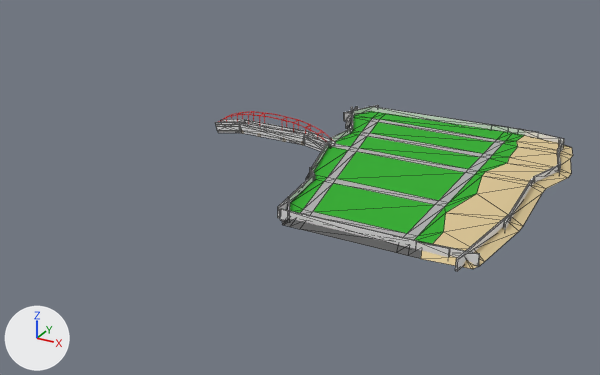
An edit to the glTF model src/models/map/map.gltf, drawn before and after from the same camera.
The view is the same before and after, from a 50 mm camera at (330.0, -906.0, 394.0) aimed at (-154.0, -27.0, -46.0). Every picture has the same lights, and +X, +Y and +Z are marked at lower left. Mesh edges are drawn as thin lines on the coarser meshes. Where no turn or scale is listed for an object, it has been applied to the vertices.

In view in the first picture: 'noCast', 'physics.025', 'physics.031', 'physics.043'.
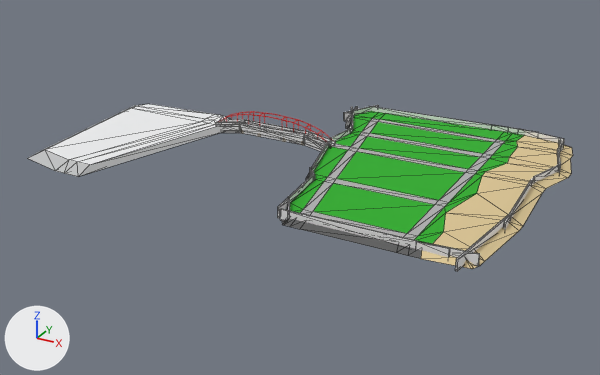
Where the newer file only moved an object's origin or applied its transform, the numbers keep the older frame.

What the commit changed:
Material 'snowColor' (mat_snowcolor) is new.
Its base color is (0.888, 0.896, 0.905) (white #f2f3f4).
Its roughness is 0.7.
Material 'snowStoneColor' (mat_snowstonecolor) is new.
Its base color is (0.528, 0.533, 0.538) (light grey #c0c1c2).
Its roughness is 0.8.
Mesh me_cube_001 is new.
It has 34 vertices, 64 faces and spans x -95.0..90.0, y -143.0..131.0, z -4.0..4.0.
Faces by material slot: [38, 24, 2].
It uses material mat_snowcolor (white #f2f3f4).
It uses material mat_snowstonecolor (light grey #c0c1c2).
It uses material mat_roadcolor (grey #b1b1b1).
Object 'noCast' (ob_nocast) moves from (-36.3, -67.3, -0.1) to (-36.3, -67.3, 0.0).
Object 'noCast.002' (ob_nocast_002) is new; it shows me_cube_001.
Its location is (-391.4, -62.2, -4.0).

Pixel boxes (x1, y1, x2, y2) of what changed, in the pictures (600 x 375 px):
'noCast', moved
    both: (282, 111, 573, 269)
'noCast.002', added
    after: (28, 104, 229, 177)
    faces in mat_snowcolor (white #f2f3f4): (45, 104, 229, 165)
    faces in mat_snowstonecolor (light grey #c0c1c2): (28, 126, 224, 177)
